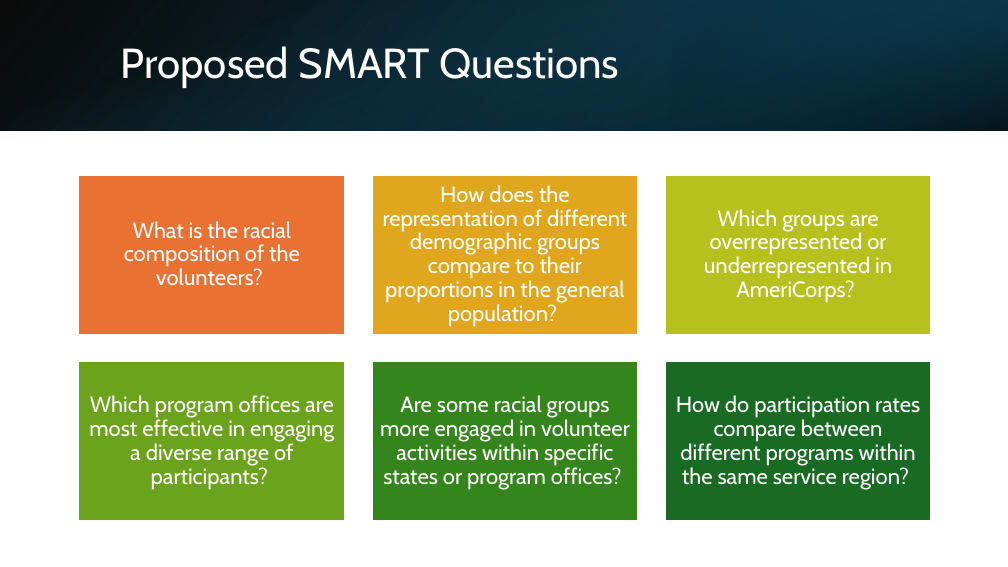
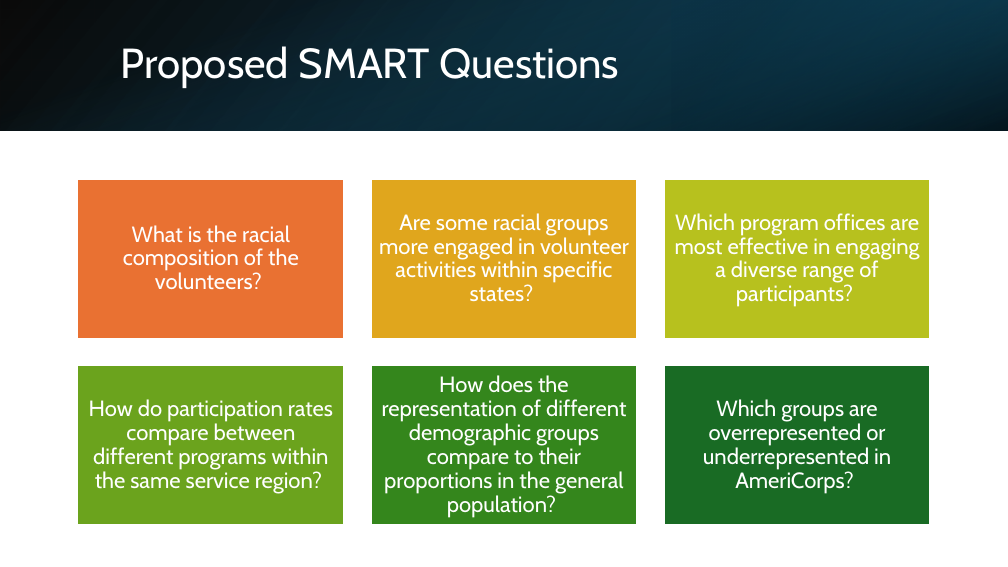
Before and after one commit to Anusha-raju/AmeriCorps-Volunteers, a slide deck: slide 4 of AmeriCorps EDA.pptx. Drawn at 1008x567 pixels with LibreOffice and Linux fonts; fonts in the diff are those of the drawing. Boxes give left, top, right and bottom in pixels: in the first picture for what was removed or moved away, otherwise in the second. Text is boxed around its words. In the diff, an @@ line names an element or a change of style, - is before the commit and + after.

```diff
--- a/AmeriCorps EDA.pptx
+++ b/AmeriCorps EDA.pptx
@@ 6 rectangles, 1 text: place and size @@
-6 rectangles, 1 text at <box>79,175,931,521</box>
+6 rectangles, 1 text at <box>78,179,930,525</box>
@@ text "Which program offices are most ...": place and size @@
-text "Which program offices are most ..." at <box>89,395,334,490</box>
+text "Which program offices are most ..." at <box>675,213,919,307</box>
@@ text at <box>379,213,629,302</box>: text changed @@
-Are some racial groups more engaged in volunteer activities within specific states or program offices?
+Are some racial groups more engaged in volunteer activities within specific states?
@@ text "How do participation rates compare ...": place and size @@
-text "How do participation rates compare ..." at <box>676,395,920,490</box>
+text "How do participation rates compare ..." at <box>89,399,333,494</box>
@@ text "How does the representation of ...": place and size @@
-text "How does the representation of ..." at <box>383,185,627,327</box>
+text "How does the representation of ..." at <box>382,375,626,518</box>
@@ text "Which groups are overrepresented or ...": place and size @@
-text "Which groups are overrepresented or ..." at <box>704,209,892,303</box>
+text "Which groups are overrepresented or ..." at <box>703,399,891,494</box>
```
Also in this commit, not shown: 5 other slides changed, 1 slide removed, 2 other files.
